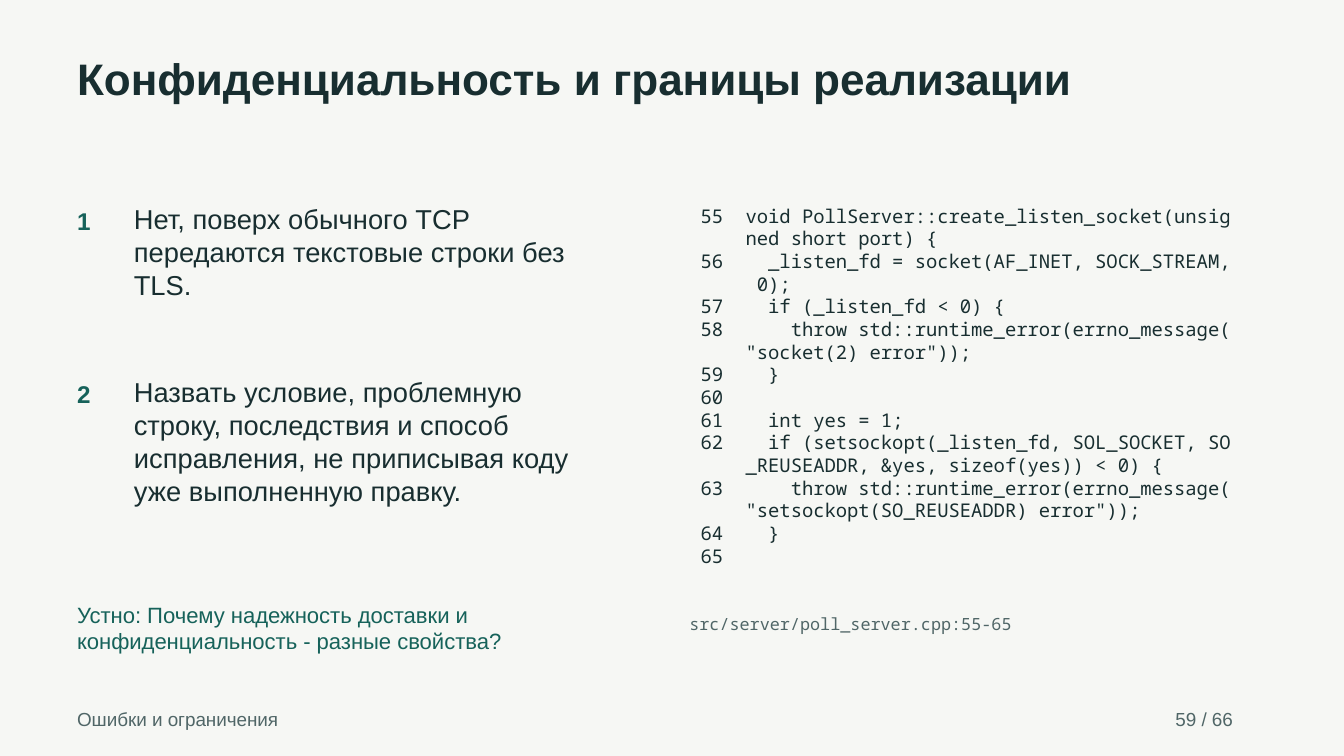
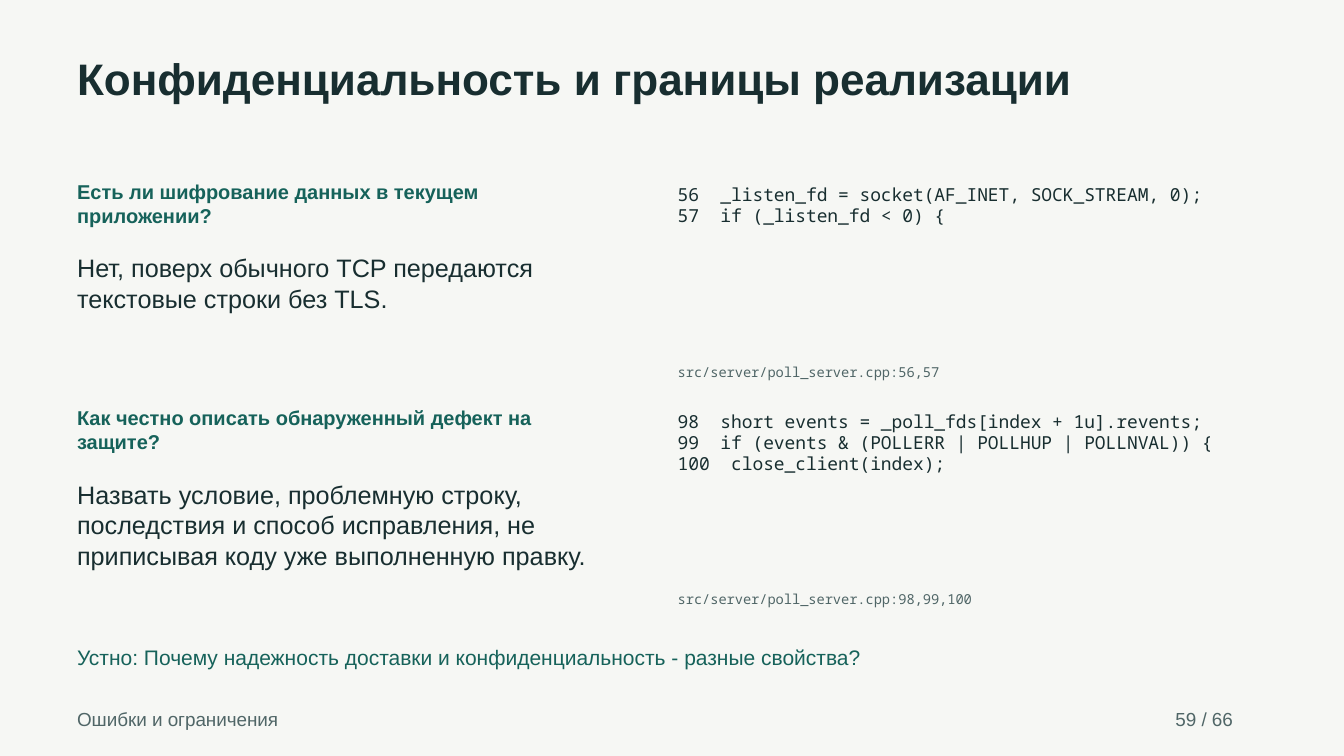
Before and after one commit to AlexUner/alexey-tcp-defense, a slide deck: slide 59 of presentation.pptx. Drawn at 1344x756 pixels with LibreOffice and Linux fonts; fonts in the diff are those of the drawing. Boxes give left, top, right and bottom in pixels: in the first picture for what was removed or moved away, otherwise in the second. Text is boxed around its words. In the diff, an @@ line names an element or a change of style, - is before the commit and + after.

```diff
--- a/presentation.pptx
+++ b/presentation.pptx
@@ text added at [77,184,478,227], 14.2 pt, text #16625A, bold @@
+Есть ли шифрование данных в текущем приложении?
@@ text added at [678,187,1202,225], 12.8 pt, text #182E30 @@
+56 _listen_fd = socket(AF_INET, SOCK_STREAM, 0);
+57 if (_listen_fd < 0) {
@@ text removed at [701,208,1231,522] @@
-55 void PollServer::create_listen_socket(unsig
-ned short port) {
-56 _listen_fd = socket(AF_INET, SOCK_STREAM,
-0);
-57 if (_listen_fd < 0) {
-58 throw std::runtime_error(errno_message(
-"socket(2) error"));
-59 }
-60
-61 int yes = 1;
-62 if (setsockopt(_listen_fd, SOL_SOCKET, SO
-_REUSEADDR, &yes, sizeof(yes)) < 0) {
-63 throw std::runtime_error(errno_message(
-"setsockopt(SO_REUSEADDR) error"));
-64 }
-65
@@ text removed at [77,213,90,230] @@
-1
@@ text "Нет, поверх обычного TCP передаются ...": place and size @@
-text "Нет, поверх обычного TCP передаются ..." at [134,209,565,296]
+text "Нет, поверх обычного TCP передаются ..." at [77,258,533,313]
@@ text "Нет, поверх обычного TCP передаются ..." at [77,258,533,313]: size 19.5 to 18 pt @@
@@ text removed at [77,386,90,403] @@
-2
@@ text added at [678,366,940,381], 9.8 pt, text #506667 @@
+src/server/poll_server.cpp:56,57
@@ text added at [77,410,531,453], 14.2 pt, text #16625A, bold @@
+Как честно описать обнаруженный дефект на защите?
@@ text added at [678,414,1202,473], 12.8 pt, text #182E30 @@
+98 short events = _poll_fds[index + 1u].revents;
+99 if (events & (POLLERR | POLLHUP | POLLNVAL)) {
+100 close_client(index);
@@ text "Назвать условие, проблемную строку, последствия ..." at [77,485,585,570]: size 19.5 to 18 pt @@
@@ text "Назвать условие, проблемную строку, последствия ...": place and size @@
-text "Назвать условие, проблемную строку, последствия ..." at [134,382,568,506]
+text "Назвать условие, проблемную строку, последствия ..." at [77,485,585,570]
@@ text at [678,593,972,608]: text changed; size 12 to 9.8 pt @@
-src/server/poll_server.cpp:55-65
+src/server/poll_server.cpp:98,99,100
@@ text "Устно: Почему надежность доставки и ...": place and size @@
-text "Устно: Почему надежность доставки и ..." at [77,607,501,654]
+text "Устно: Почему надежность доставки и ..." at [77,649,860,669]
@@ text "Устно: Почему надежность доставки и ..." at [77,649,860,669]: size 15.8 to 15 pt @@
```
Also in this commit, not shown: 54 other slides changed, 9 slides added, 9 slides removed, 2 other files.
